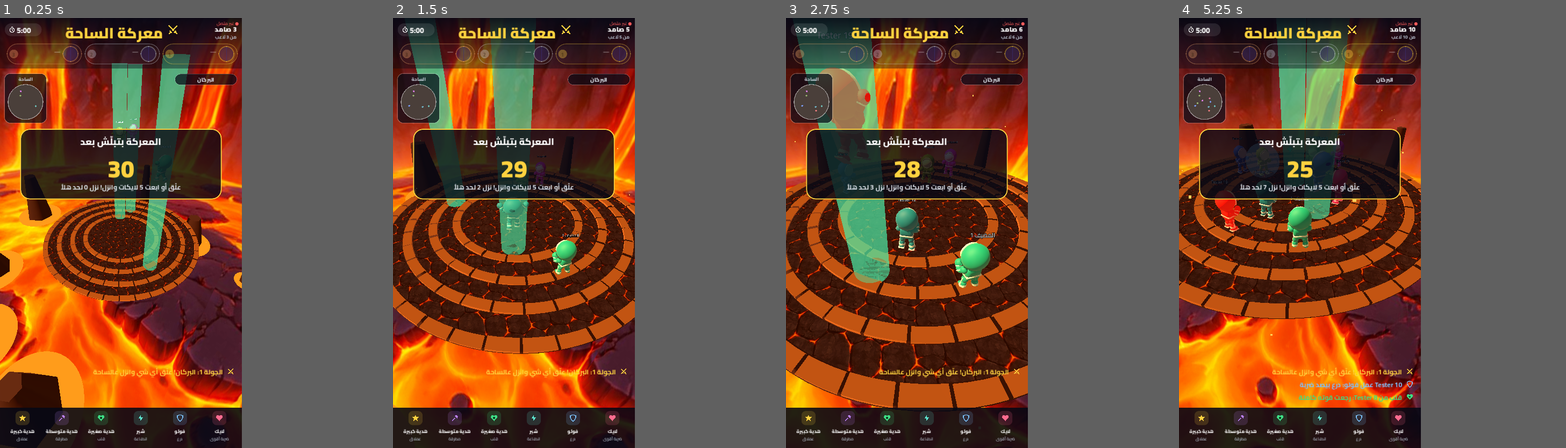
Above: before the commit, frames 1-4 (left to right).
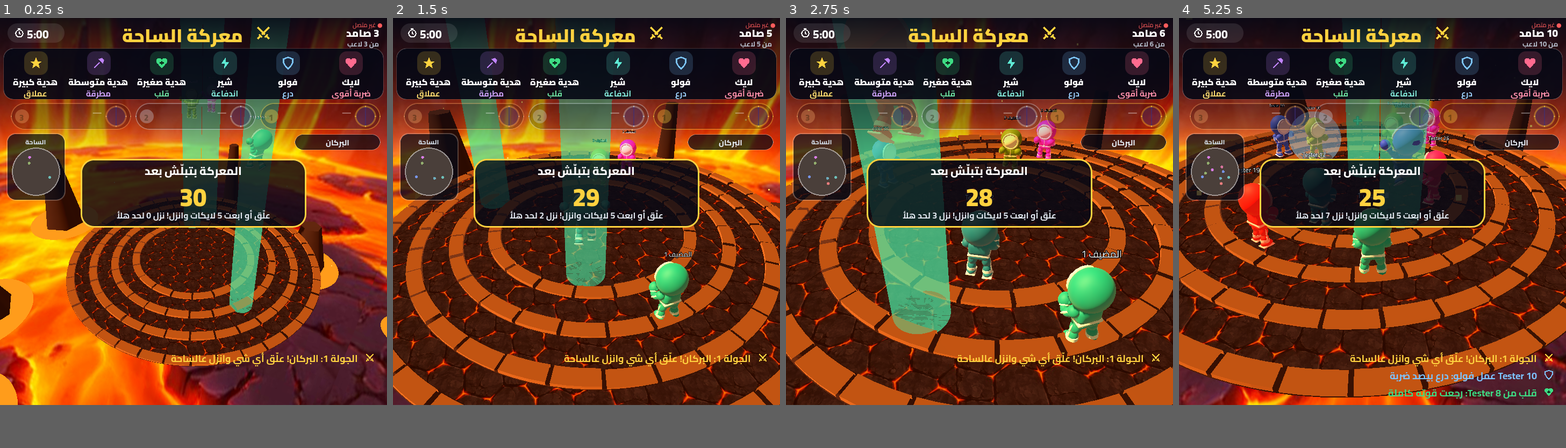
Above: after the commit, the same moments.

Repository: karmontal/TiktokLiveInteractiveGames
Game: Godot game, scene res://main.tscn
The game is run twice, just before and just after one commit, with the same random seed, the same clock (stepped at 60 frames per second) and the same inputs.
Inputs:
- Up to frame 1 (0.25 s): no input
- Up to frame 2 (1.5 s): tap Enter at 0.5 s; tap 1 at 0.6 s; tap 2 at 1.35 s
- Up to frame 3 (2.75 s): tap 3 at 2.1 s
- Up to frame 4 (5.25 s): tap one key every 0.75 s from 2.85 s: 4 5 6 7
In our replay, the window is 450x800 before the commit and 720x720 after it. These sizes can differ from the game's own. Grey fills any space a smaller window leaves; there, only what the larger window draws over its background counts as a difference.

The runs differ from the first frame. In frame 1, 79% of the frame differs, in the area x 0-100%, y 0-99%; in frame 2, 75%; in frame 3, 71%; in frame 4, 74%.

Commit message:
Arena: square 720x720 screen with the help bar at the top
TikTok's comments cover the bottom of the stream, so the screen is now square to sit in the
top half, and the interaction guide moved up under the title, bigger. HUD, banners, result
screen and camera framing reworked for the square.

Co-Authored-By: Claude Opus 5.5 <noreply@anthropic.com>
Claude-Session: https://claude.ai/code/session_01L5YMXCLcX7kP3uhRqy9Vf3

Diff:
--- a/arena/ArenaGame.gd
+++ b/arena/ArenaGame.gd
@@ -1,5 +1,5 @@
 extends Node3D
-## Arena brawl screen (720x1280, 3D). Rules: logic/ArenaLogic.gd. Camera choices: logic/ArenaCamera.gd.
+## Arena brawl screen (720x720, 3D; square so TikTok's comments sit under it, not over it). Rules: logic/ArenaLogic.gd. Camera choices: logic/ArenaCamera.gd.
 ## Each round picks one of four themes at random (sunset island, volcano, ice, neon rooftop).
 ## A theme's scenery comes from assets/environments/<theme>.glb when that file exists (made in
 ## Blender); until then a simple built-in version is drawn. The island itself is always built
@@ -16,7 +16,7 @@
 const SKY_DIR := "res://assets/sky/"
 const TEX_DIR := "res://assets/textures/"
 const W := 720.0
-const H := 1280.0
+const H := 720.0
 const RIGHT := HORIZONTAL_ALIGNMENT_RIGHT
 const LEFT := HORIZONTAL_ALIGNMENT_LEFT
 const CENTER := HORIZONTAL_ALIGNMENT_CENTER
@@ -91,6 +91,7 @@
 var _res_stats: Label
 var _res_rows: Array[Dictionary] = []
 var _hall: Array[Dictionary] = []
+var _hall_empty: Label
 var _res_clock: Label
 var _avatars: Array[Panel] = []
 var _users := {}
@@ -269,6 +270,7 @@
 			row["name"].text = _name(top[i]["user"])
 			row["kos"].text = "%d إقصاء" % top[i]["kos"]
 	var hall: Array = fx["hall"]
+	_hall_empty.visible = hall.is_empty()
 	for i in _hall.size():
 		var card: Dictionary = _hall[i]
 		card["box"].visible = i < hall.size()
@@ -557,10 +559,10 @@
 
 func _update_camera(delta: float) -> void:
 	if logic.phase == "result":
-		# Above the ground, aimed below the winner: they stand in the open top half of the screen.
-		var eye_r := Vector3(0, 2.3, 5.2)
+		# Aimed below the winner: they stand between the title and their name.
+		var eye_r := Vector3(0, 1.4, 5.8)
 		_cam.transform = _cam.transform.interpolate_with(
-				Transform3D(Basis.looking_at(Vector3(0, -1.0, 0) - eye_r), eye_r), minf(1.0, delta * 4.0))
+				Transform3D(Basis.looking_at(Vector3(0, -0.3, 0) - eye_r), eye_r), minf(1.0, delta * 4.0))
 		return
 	var focus := Vector3.ZERO
 	var dist := ArenaCamera.WIDE
@@ -576,7 +578,8 @@
 	if _shake_cam > 0.0:
 		_shake_cam -= delta
 		eye += Vector3(randf_range(-0.3, 0.3), randf_range(-0.3, 0.3), 0)
-	_cam.transform = Transform3D(Basis.looking_at(_cam_focus - eye), eye)
+	# Aim a little above the focus so the fight sits under the bars at the top.
+	_cam.transform = Transform3D(Basis.looking_at(_cam_focus + Vector3.UP * _cam_dist * 0.14 - eye), eye)
 
 
 # ---------------------------------------------------------------- world and themes
@@ -1100,8 +1103,8 @@
 
 
 func _draw_radar() -> void:
-	var c := Vector2(64, 86)
-	var px: float = 52.0 / logic.radii[0]
+	var c := Vector2(55, 72)
+	var px: float = 44.0 / logic.radii[0]
 	var th: Dictionary = THEMES.get(_theme_id, THEMES["island"])
 	if logic.warning >= 0.0:
 		_radar.draw_circle(c, logic.radius() * px, Color(1, 0.36, 0.36, 0.55 + 0.3 * sin(_blink * 10.0)))
@@ -1180,10 +1183,10 @@
 
 func _say(text: String, color: Color, icon: String) -> void:
 	var line := Control.new()
-	line.custom_minimum_size = Vector2(W - 40, 36)
+	line.custom_minimum_size = Vector2(W - 40, 32)
 	line.mouse_filter = Control.MOUSE_FILTER_IGNORE
-	_icon(line, icon, Vector2(W - 64, 7), 22, color)
-	Ui.label(line, text, 20, Vector2.ZERO, W - 76, color, 700, RIGHT, 36)
+	_icon(line, icon, Vector2(W - 62, 6), 20, color)
+	Ui.label(line, text, 18, Vector2.ZERO, W - 74, color, 700, RIGHT, 32)
 	_feed.add_child(line)
 	while _feed.get_child_count() > 3:
 		var first := _feed.get_child(0)
@@ -1233,98 +1236,101 @@
 	_ui = Ui.root(layer)
 	_hud = Ui.layer(_ui)
 
-	_gradient(_hud, Vector2(W, 150), Color(0.02, 0.03, 0.08, 0.92), Color(0.02, 0.03, 0.08, 0.4))
-	_icon(_hud, "swords", Vector2(496, 16), 38, GOLD)
-	Ui.label(_hud, "معركة الساحة", 44, Vector2(190, 2), 300, GOLD, 900, CENTER, 70)
-	_status = Ui.label(_hud, "", 13, Vector2(W - 120, 0), 112, Color.WHITE, 500, RIGHT, 18)
-	_alive = Ui.label(_hud, "", 20, Vector2(W - 170, 14), 154, Color.WHITE, 900, RIGHT, 28)
-	_total = Ui.label(_hud, "", 14, Vector2(W - 170, 40), 154, MUTED, 700, RIGHT, 22)
-	var pill := Ui.panel(_hud, Color(1, 1, 1, 0.1), Vector2(14, 16), Vector2(110, 38), 19)
-	_icon(pill, "clock", Vector2(12, 9), 20, Color.WHITE)
-	_timer = Ui.label(pill, "", 22, Vector2(36, 0), 66, Color.WHITE, 800, LEFT, 38)
+	# Header, then what each interaction does: all at the top, TikTok's comments cover the bottom.
+	_gradient(_hud, Vector2(W, 250), Color(0.02, 0.03, 0.08, 0.92), Color(0.02, 0.03, 0.08, 0.0))
+	_icon(_hud, "swords", Vector2(474, 12), 32, GOLD)
+	Ui.label(_hud, "معركة الساحة", 34, Vector2(210, 0), 260, GOLD, 900, CENTER, 56)
+	_status = Ui.label(_hud, "", 11, Vector2(W - 120, -2), 112, Color.WHITE, 500, RIGHT, 16)
+	_alive = Ui.label(_hud, "", 19, Vector2(W - 170, 10), 156, Color.WHITE, 900, RIGHT, 26)
+	_total = Ui.label(_hud, "", 13, Vector2(W - 170, 33), 156, MUTED, 700, RIGHT, 20)
+	var pill := Ui.panel(_hud, Color(1, 1, 1, 0.1), Vector2(14, 10), Vector2(106, 36), 18)
+	_icon(pill, "clock", Vector2(12, 8), 20, Color.WHITE)
+	_timer = Ui.label(pill, "", 21, Vector2(36, 0), 62, Color.WHITE, 800, LEFT, 36)
 	_timer.text_direction = Control.TEXT_DIRECTION_LTR
-	for i in 3:
-		var x := W - 12.0 - 232.0 * (i + 1) + 8.0     # first place on the right
-		var box := Ui.panel(_hud, Color(1, 1, 1, 0.08), Vector2(x, 76), Vector2(224, 62), 31, Ui.MEDALS[i], 2)
-		var badge := Ui.panel(box, Ui.MEDALS[i], Vector2(8, 18), Vector2(26, 26), 13)
-		Ui.label(badge, str(i + 1), 15, Vector2.ZERO, 26, Color("#1a1300"), 900, CENTER, 26)
-		var holder := _avatar(box, Vector2(166, 7), 48, Ui.MEDALS[i])
-		var nm := Ui.label(box, "—", 17, Vector2(40, 6), 120, Color.WHITE, 800, RIGHT, 26)
-		var kos := Ui.label(box, "", 15, Vector2(40, 30), 120, Ui.MEDALS[i], 700, RIGHT, 24)
-		_leaders.append({"box": box, "holder": holder, "name": nm, "kos": kos})
-
-	Ui.panel(_hud, Color(0.02, 0.04, 0.09, 0.72), Vector2(12, 164), Vector2(128, 150), 18, Color(1, 1, 1, 0.22), 2)
-	Ui.label(_hud, "الساحة", 13, Vector2(12, 166), 128, Color("#cfd8e3"), 800, CENTER, 22)
-	_radar = Control.new()
-	_radar.position = Vector2(12, 164)
-	_radar.size = Vector2(128, 150)
-	_radar.mouse_filter = Control.MOUSE_FILTER_IGNORE
-	_radar.draw.connect(_draw_radar)
-	_hud.add_child(_radar)
-	var tb := Ui.panel(_hud, Color(0.02, 0.03, 0.08, 0.72), Vector2(W - 200, 166), Vector2(186, 34), 17, Color(1, 1, 1, 0.3), 1)
-	_theme_badge = Ui.label(tb, "", 16, Vector2(8, 0), 170, Color("#e2e8f0"), 800, CENTER, 34)
-
-	_caption = Ui.panel(_hud, Color(0.02, 0.03, 0.08, 0.78), Vector2(170, 214), Vector2(380, 40), 20, GOLD, 2)
-	_caption_text = Ui.label(_caption, "", 18, Vector2(10, 0), 360, GOLD, 800, CENTER, 40)
-	_caption.visible = false
-	_warn = Ui.panel(_hud, Color("#5a1414"), Vector2(200, 214), Vector2(320, 40), 20, DANGER, 2)
-	_icon(_warn, "warn", Vector2(284, 9), 22, Color("#ffd0d0"))
-	_warn_text = Ui.label(_warn, "", 18, Vector2(10, 0), 270, Color("#ffd0d0"), 800, CENTER, 40)
-	_warn.visible = false
-	_banner = Ui.panel(_hud, Color(0.02, 0.03, 0.08, 0.8), Vector2(60, 330), Vector2(600, 210), 28, GOLD, 3)
-	_banner_title = Ui.label(_banner, "", 28, Vector2(16, 10), 568, Color.WHITE, 800, CENTER, 44)
-	_banner_big = Ui.label(_banner, "", 72, Vector2(16, 50), 568, GOLD, 900, CENTER, 100)
-	_banner_big.text_direction = Control.TEXT_DIRECTION_LTR
-	_banner_sub = Ui.label(_banner, "", 20, Vector2(16, 154), 568, Color("#e2e8f0"), 700, CENTER, 40)
-	_banner.visible = false
-
-	_feed = VBoxContainer.new()
-	_feed.position = Vector2(20, 1034)
-	_feed.size = Vector2(W - 40, 116)
-	_feed.add_theme_constant_override("separation", 2)
-	_feed.mouse_filter = Control.MOUSE_FILTER_IGNORE
-	_hud.add_child(_feed)
-
-	Ui.panel(_hud, Color(0.02, 0.03, 0.08, 0.88), Vector2(0, H - 120), Vector2(W, 120))
+
+	Ui.panel(_hud, Color(0.02, 0.03, 0.08, 0.9), Vector2(6, 56), Vector2(W - 12, 96), 18, Color(1, 1, 1, 0.14), 1)
 	var col_w := (W - 16) / HELP.size()
 	for i in HELP.size():
 		var h: Array = HELP[i]
 		var x := W - 8 - col_w * (i + 1)              # first item on the right
 		var color := Color(h[3])
-		var box := Ui.panel(_hud, Color(color, 0.16), Vector2(x + col_w / 2 - 21, H - 110), Vector2(42, 42), 13)
-		_icon(box, h[2], Vector2(9, 9), 24, color)
-		Ui.label(_hud, h[0], 14, Vector2(x, H - 66), col_w, Color.WHITE, 800, CENTER, 22)
-		Ui.label(_hud, h[1], 12, Vector2(x, H - 44), col_w, MUTED, 600, CENTER, 20)
-
-	_popup = Ui.panel(_hud, Color("#3b1d4a"), Vector2(60, 470), Vector2(600, 170), 26, GOLD, 4)
-	_popup.pivot_offset = Vector2(300, 85)
-	_popup_text = Ui.paragraph(_popup, "", 34, Vector2(16, 8), Vector2(568, 154), GOLD, 800)
+		var box := Ui.panel(_hud, Color(color, 0.18), Vector2(x + col_w / 2 - 22, 62), Vector2(44, 44), 14)
+		_icon(box, h[2], Vector2(9, 9), 26, color)
+		Ui.label(_hud, h[0], 16, Vector2(x - 4, 104), col_w + 8, Color.WHITE, 900, CENTER, 24)
+		Ui.label(_hud, h[1], 15, Vector2(x, 125), col_w, color.lightened(0.25), 700, CENTER, 22)
+
+	for i in 3:
+		var x := W - 12.0 - 232.0 * (i + 1) + 8.0     # first place on the right
+		var box := Ui.panel(_hud, Color(0.02, 0.03, 0.08, 0.6), Vector2(x, 158), Vector2(224, 50), 25, Ui.MEDALS[i], 2)
+		var badge := Ui.panel(box, Ui.MEDALS[i], Vector2(8, 12), Vector2(26, 26), 13)
+		Ui.label(badge, str(i + 1), 15, Vector2.ZERO, 26, Color("#1a1300"), 900, CENTER, 26)
+		var holder := _avatar(box, Vector2(176, 5), 40, Ui.MEDALS[i])
+		var nm := Ui.label(box, "—", 16, Vector2(40, 2), 130, Color.WHITE, 800, RIGHT, 24)
+		var kos := Ui.label(box, "", 13, Vector2(40, 24), 130, Ui.MEDALS[i], 700, RIGHT, 22)
+		_leaders.append({"box": box, "holder": holder, "name": nm, "kos": kos})
+
+	Ui.panel(_hud, Color(0.02, 0.04, 0.09, 0.72), Vector2(12, 214), Vector2(110, 126), 16, Color(1, 1, 1, 0.22), 2)
+	Ui.label(_hud, "الساحة", 12, Vector2(12, 215), 110, Color("#cfd8e3"), 800, CENTER, 20)
+	_radar = Control.new()
+	_radar.position = Vector2(12, 214)
+	_radar.size = Vector2(110, 126)
+	_radar.mouse_filter = Control.MOUSE_FILTER_IGNORE
+	_radar.draw.connect(_draw_radar)
+	_hud.add_child(_radar)
+	var tb := Ui.panel(_hud, Color(0.02, 0.03, 0.08, 0.72), Vector2(W - 172, 216), Vector2(160, 30), 15, Color(1, 1, 1, 0.3), 1)
+	_theme_badge = Ui.label(tb, "", 14, Vector2(6, 0), 148, Color("#e2e8f0"), 800, CENTER, 30)
+
+	_caption = Ui.panel(_hud, Color(0.02, 0.03, 0.08, 0.78), Vector2(170, 216), Vector2(380, 38), 19, GOLD, 2)
+	_caption_text = Ui.label(_caption, "", 17, Vector2(10, 0), 360, GOLD, 800, CENTER, 38)
+	_caption.visible = false
+	_warn = Ui.panel(_hud, Color("#5a1414"), Vector2(200, 216), Vector2(320, 38), 19, DANGER, 2)
+	_icon(_warn, "warn", Vector2(284, 8), 22, Color("#ffd0d0"))
+	_warn_text = Ui.label(_warn, "", 17, Vector2(10, 0), 270, Color("#ffd0d0"), 800, CENTER, 38)
+	_warn.visible = false
+	_banner = Ui.panel(_hud, Color(0.02, 0.03, 0.08, 0.8), Vector2(150, 262), Vector2(420, 128), 24, GOLD, 3)
+	_banner_title = Ui.label(_banner, "", 21, Vector2(12, 2), 396, Color.WHITE, 800, CENTER, 34)
+	_banner_big = Ui.label(_banner, "", 46, Vector2(12, 28), 396, GOLD, 900, CENTER, 64)
+	_banner_big.text_direction = Control.TEXT_DIRECTION_LTR
+	_banner_sub = Ui.label(_banner, "", 16, Vector2(12, 90), 396, Color("#e2e8f0"), 700, CENTER, 30)
+	_banner.visible = false
+
+	_feed = VBoxContainer.new()
+	_feed.position = Vector2(20, H - 104)
+	_feed.size = Vector2(W - 40, 100)
+	_feed.add_theme_constant_override("separation", 0)
+	_feed.mouse_filter = Control.MOUSE_FILTER_IGNORE
+	_hud.add_child(_feed)
+
+	_popup = Ui.panel(_hud, Color("#3b1d4a"), Vector2(90, 290), Vector2(540, 150), 24, GOLD, 4)
+	_popup.pivot_offset = Vector2(270, 75)
+	_popup_text = Ui.paragraph(_popup, "", 30, Vector2(14, 6), Vector2(512, 138), GOLD, 800)
 	_popup.visible = false
 
+	# Result: the winner cheers in the middle, round KOs on the right, the stream's champions on the left.
 	_result = Ui.layer(_ui)
-	_gradient(_result, Vector2(W, 260), Color(0.05, 0.03, 0.15, 0.95), Color(0.05, 0.03, 0.15, 0.0))
-	Ui.panel(_result, Color(0.05, 0.03, 0.15, 0.9), Vector2(0, 540), Vector2(W, H - 540))
-	_res_round = Ui.label(_result, "", 22, Vector2(0, 30), W, Color("#e9d5ff"), 800, CENTER, 36)
-	_res_title = Ui.label(_result, "", 60, Vector2(0, 62), W, GOLD, 900, CENTER, 90)
-	_res_name = Ui.label(_result, "", 46, Vector2(0, 552), W, Color.WHITE, 900, CENTER, 64)
-	_res_stats = Ui.label(_result, "", 20, Vector2(0, 612), W, Color("#f5d0fe"), 700, CENTER, 34)
-	Ui.label(_result, "أكثر إقصاء بالجولة", 24, Vector2(40, 660), 640, GOLD, 900, RIGHT, 40)
+	_gradient(_result, Vector2(W, 200), Color(0.05, 0.03, 0.15, 0.95), Color(0.05, 0.03, 0.15, 0.0))
+	Ui.panel(_result, Color(0.05, 0.03, 0.15, 0.9), Vector2(0, 412), Vector2(W, H - 412))
+	_res_round = Ui.label(_result, "", 18, Vector2(0, 8), W, Color("#e9d5ff"), 800, CENTER, 30)
+	_res_title = Ui.label(_result, "", 46, Vector2(0, 32), W, GOLD, 900, CENTER, 70)
+	_res_name = Ui.label(_result, "", 36, Vector2(0, 330), W, Color.WHITE, 900, CENTER, 50)
+	_res_stats = Ui.label(_result, "", 17, Vector2(0, 378), W, Color("#f5d0fe"), 700, CENTER, 30)
+	Ui.label(_result, "أكثر إقصاء بالجولة", 19, Vector2(372, 418), 336, GOLD, 900, RIGHT, 32)
 	for i in 4:
-		var box := Ui.panel(_result, Color(1, 1, 1, 0.07), Vector2(40, 704 + i * 62), Vector2(640, 54), 16)
-		Ui.label(box, str(i + 1), 22, Vector2(598, 0), 30, Color("#e9d5ff"), 900, CENTER, 54)
-		var holder := _avatar(box, Vector2(548, 7), 40, Color.WHITE, 2)
-		var nm := Ui.label(box, "", 20, Vector2(300, 0), 240, Color.WHITE, 800, RIGHT, 54)
-		var kos := Ui.label(box, "", 18, Vector2(14, 0), 120, Color("#ff8a8a"), 800, LEFT, 54)
+		var box := Ui.panel(_result, Color(1, 1, 1, 0.07), Vector2(372, 454 + i * 52), Vector2(336, 46), 14)
+		Ui.label(box, str(i + 1), 18, Vector2(304, 0), 28, Color("#e9d5ff"), 900, CENTER, 46)
+		var holder := _avatar(box, Vector2(266, 6), 34, Color.WHITE, 2)
+		var nm := Ui.label(box, "", 17, Vector2(96, 0), 164, Color.WHITE, 800, RIGHT, 46)
+		var kos := Ui.label(box, "", 15, Vector2(10, 0), 84, Color("#ff8a8a"), 800, LEFT, 46)
 		_res_rows.append({"box": box, "holder": holder, "name": nm, "kos": kos})
-	Ui.label(_result, "أبطال البث", 24, Vector2(40, 960), 640, GOLD, 900, RIGHT, 40)
+	Ui.label(_result, "أبطال البث", 19, Vector2(12, 418), 336, GOLD, 900, RIGHT, 32)
 	for i in 3:
-		var x := 40.0 + 640.0 - 213.0 * (i + 1) + 6.0
-		var box := Ui.panel(_result, Color(1, 1, 1, 0.06), Vector2(x, 1006), Vector2(201, 128), 18, Ui.MEDALS[i], 2)
-		var holder := _avatar(box, Vector2(75, 10), 50, Ui.MEDALS[i])
-		var nm := Ui.label(box, "", 19, Vector2(8, 62), 185, Color.WHITE, 800, CENTER, 30)
-		var line := Ui.label(box, "", 14, Vector2(8, 92), 185, Ui.MEDALS[i], 800, CENTER, 26)
+		var box := Ui.panel(_result, Color(1, 1, 1, 0.06), Vector2(12, 454 + i * 52), Vector2(336, 46), 14, Ui.MEDALS[i], 2)
+		var holder := _avatar(box, Vector2(290, 6), 34, Ui.MEDALS[i])
+		var nm := Ui.label(box, "", 17, Vector2(128, 0), 156, Color.WHITE, 800, RIGHT, 46)
+		var line := Ui.label(box, "", 13, Vector2(10, 0), 118, Ui.MEDALS[i], 800, LEFT, 46)
 		_hall.append({"box": box, "holder": holder, "name": nm, "line": line})
-	var clock := Ui.panel(_result, Color(1, 1, 1, 0.1), Vector2(210, 1186), Vector2(300, 52), 26)
-	_icon(clock, "clock", Vector2(240, 15), 22, Color("#f3e8ff"))
-	_res_clock = Ui.label(clock, "", 21, Vector2(20, 0), 214, Color("#f3e8ff"), 800, CENTER, 52)
+	_hall_empty = Ui.label(_result, "لسا ما فاز حدا من المشاهدين، انزل وكون أول بطل!", 15, Vector2(12, 454), 336, MUTED, 700, CENTER, 46)
+	var clock := Ui.panel(_result, Color(1, 1, 1, 0.1), Vector2(12, H - 52), Vector2(336, 42), 21)
+	_icon(clock, "clock", Vector2(296, 11), 20, Color("#f3e8ff"))
+	_res_clock = Ui.label(clock, "", 18, Vector2(12, 0), 276, Color("#f3e8ff"), 800, CENTER, 42)
 	_result.visible = false
--- a/arena/project.godot
+++ b/arena/project.godot
@@ -24,9 +24,9 @@
 [display]
 
 window/size/viewport_width=720
-window/size/viewport_height=1280
-window/size/window_width_override=450
-window/size/window_height_override=800
+window/size/viewport_height=720
+window/size/window_width_override=720
+window/size/window_height_override=720
 window/stretch/mode="canvas_items"
 
 [gui]
Not shown, changed: arena/README.md
